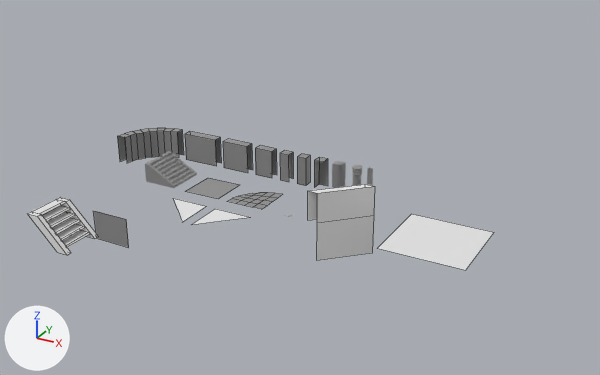
The Blender file Archive of Meia/Sources/SM_Constructions.blend: old version first, new version second.
The view is the same before and after, from a camera (50 mm lens) standing at (55.2, -69.8, 34.1) and looking at (21.3, -8.2, 3.3). Arrows for +X, +Y and +Z are at lower left; the lights stay in place. Mesh edges are drawn as thin lines on the coarser meshes. Objects named as collision shapes, trigger or cutter boxes, shadow casters or lower levels of detail are left out.

In view in the first picture: 'Diagonale-Under', 'DownWall', 'GroundRond', 'Ground_4x4', 'Ground_8x8', 'Stairs', 'Stairs_wood', 'Wall_2x3', 'Wall_3x3', 'Wall_4x3', 'Wall_4x3_Diagonale', 'Wall_Rond'.
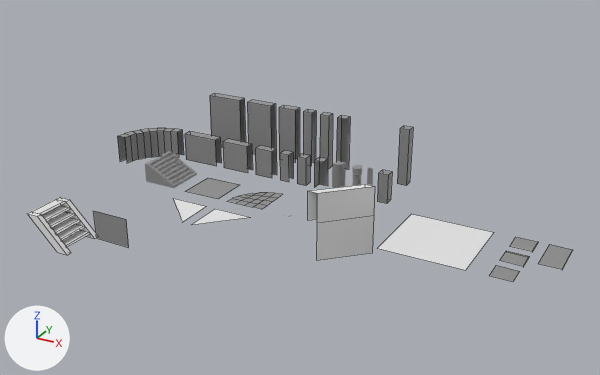
Where the newer file only moved an object's origin or applied its transform, the numbers keep the older frame.

What changed in the scene script:
```text
Add me_mesh_028:
    me_mesh_028.from_pydata([(-1.0, -2.0, 0.0), (1.0, -2.0, 0.0), (-1.0, 2.0, 0.0), (1.0, 2.0, 0.0), (1.0, -2.0, -0.1), (1.0, 2.0, -0.1)], [], [(0, 1, 3, 2), (3, 1, 4, 5)])
    me_mesh_028.materials.append(mat_sols_004)  # its picture is missing
Add me_mesh_027:
    me_mesh_027.from_pydata([(1.0, 1.0, 6.0), (1.0, 1.0, 0.0), (1.0, 0.0, 6.0), (1.0, 0.0, 0.0), (0.0, 1.0, 6.0), (0.0, 1.0, 0.0), (0.0, 0.0, 6.0), (0.0, 0.0, 0.0)], [], [(0, 4, 6, 2), (3, 2, 6, 7), (5, 4, 0, 1), (0, 2, 3, 1)])
    for i in [1]: me_mesh_027.polygons[i].material_index = 1
    me_mesh_027.materials.append(mat_material__90_003)  # its picture is missing
    me_mesh_027.materials.append(mat_murs_005)  # its picture is missing
Add me_mesh_026:
    me_mesh_026.from_pydata([(-1.0, -1.0, 0.0), (1.0, -1.0, 0.0), (-1.0, 1.0, 0.0), (1.0, 1.0, 0.0), (1.0, -1.0, -0.1), (1.0, 1.0, -0.1)], [], [(0, 1, 3, 2), (3, 1, 4, 5)])
    me_mesh_026.materials.append(mat_sols_003)  # its picture is missing
Add me_mesh_025:
    me_mesh_025.from_pydata([(-1.0, -1.0, 0.0), (1.0, -1.0, 0.0), (-1.0, 1.0, 0.0), (1.0, 1.0, 0.0), (1.0, -1.0, -0.1), (-1.0, 1.0, -0.1), (1.0, 1.0, -0.1)], [], [(0, 1, 3, 2), (2, 3, 6, 5), (3, 1, 4, 6)])
    me_mesh_025.materials.append(mat_sols_002)  # its picture is missing
Add me_mesh_024:
    me_mesh_024.from_pydata([(-1.0, -1.0, 0.0), (1.0, -1.0, 0.0), (-1.0, 1.0, 0.0), (1.0, 1.0, 0.0)], [], [(0, 1, 3, 2)])
    me_mesh_024.materials.append(mat_sols_001)  # its picture is missing
Add me_mesh_023:
    me_mesh_023.from_pydata([(1.0, 1.0, 3.0), (1.0, 1.0, 0.0), (1.0, 0.0, 3.0), (1.0, 0.0, 0.0), (0.0, 1.0, 3.0), (0.0, 1.0, 0.0), (0.0, 0.0, 3.0), (0.0, 0.0, 0.0)], [], [(0, 4, 6, 2), (3, 2, 6, 7), (5, 4, 0, 1), (0, 2, 3, 1)])
    for i in [1]: me_mesh_023.polygons[i].material_index = 1
    me_mesh_023.materials.append(mat_material__90_002)  # its picture is missing
    me_mesh_023.materials.append(mat_murs_004)  # its picture is missing
Add me_mesh_018:
    me_mesh_018.from_pydata([(2.0, 1.0, 6.0), (2.0, 1.0, 0.0), (2.0, 0.0, 6.0), (2.0, 0.0, 0.0), (0.0, 1.0, 6.0), (0.0, 1.0, 0.0), (0.0, 0.0, 6.0), (0.0, 0.0, 0.0)], [], [(0, 4, 6, 2), (3, 2, 6, 7), (5, 4, 0, 1)])
    for i in [0, 2]: me_mesh_018.polygons[i].material_index = 1
    me_mesh_018.materials.append(mat_murs_003)  # its picture is missing
    me_mesh_018.materials.append(mat_plafondroit_003)  # its picture is missing
Add me_mesh_020:
    me_mesh_020.from_pydata([(1.0, 1.0, 6.0), (1.0, 1.0, 0.0), (1.0, 0.0, 6.0), (1.0, 0.0, 0.0), (0.0, 1.0, 6.0), (0.0, 1.0, 0.0), (0.0, 0.0, 6.0), (0.0, 0.0, 0.0)], [], [(0, 4, 6, 2), (3, 2, 6, 7), (5, 4, 0, 1)])
    for i in [1]: me_mesh_020.polygons[i].material_index = 1
    me_mesh_020.materials.append(mat_material__90_001)  # its picture is missing
    me_mesh_020.materials.append(mat_murs_003)  # its picture is missing
Add me_mesh_021:
    me_mesh_021.from_pydata([(1.0, 1.0, 6.0), (1.0, 1.0, 0.0), (1.0, 0.0, 6.0), (0.0, 1.0, 6.0), (0.0, 1.0, 0.0), (0.0, 0.0, 6.0), (0.0, 0.0, 0.0)], [], [(0, 3, 5, 2), (4, 3, 0, 1), (6, 5, 3, 4)])
    me_mesh_021.materials.append(mat_plafondroit_003)  # its picture is missing
Add me_mesh_022:
    me_mesh_022.from_pydata([(1.0, 1.0, 6.0), (1.0, 1.0, 0.0), (1.0, 0.0, 6.0), (1.0, 0.0, 0.0), (0.0, 1.0, 6.0), (0.0, 0.0, 6.0), (0.0, 0.0, 0.0)], [], [(0, 4, 5, 2), (3, 2, 5, 6), (1, 0, 2, 3)])
    for i in [0]: me_mesh_022.polygons[i].material_index = 1
    me_mesh_022.materials.append(mat_murs_003)  # its picture is missing
    me_mesh_022.materials.append(mat_plafondroit_003)  # its picture is missing
Add me_mesh_008:
    me_mesh_008.from_pydata([(3.0, 1.0, 6.0), (3.0, 1.0, 0.0), (3.0, 0.0, 6.0), (3.0, 0.0, 0.0), (0.0, 1.0, 6.0), (0.0, 1.0, 0.0), (0.0, 0.0, 6.0), (0.0, 0.0, 0.0)], [], [(0, 4, 6, 2), (3, 2, 6, 7), (5, 4, 0, 1)])
    for i in [0, 2]: me_mesh_008.polygons[i].material_index = 1
    me_mesh_008.materials.append(mat_murs_002)  # its picture is missing
    me_mesh_008.materials.append(mat_plafondroit_002)  # its picture is missing
Add me_mesh_005:
    me_mesh_005.from_pydata([(4.0, 1.0, 6.0), (4.0, 1.0, 0.0), (4.0, 0.0, 6.0), (4.0, 0.0, 0.0), (0.0, 1.0, 6.0), (0.0, 1.0, 0.0), (0.0, 0.0, 6.0), (0.0, 0.0, 0.0)], [], [(0, 4, 6, 2), (3, 2, 6, 7), (5, 4, 0, 1)])
    for i in [0, 2]: me_mesh_005.polygons[i].material_index = 1
    me_mesh_005.materials.append(mat_murs_001)  # its picture is missing
    me_mesh_005.materials.append(mat_plafondroit_001)  # its picture is missing
Add ob_ground_2x4_side:
    ob_ground_2x4_side = bpy.data.objects.new('Ground_2x4_Side', me_mesh_028)
    ob_ground_2x4_side.location = (44.0, -4.0, 0.0)
Add ob_wall_1x6_fin:
    ob_wall_1x6_fin = bpy.data.objects.new('Wall_1x6-fin', me_mesh_027)
    ob_wall_1x6_fin.location = (26.0, 4.0, 0.0)
Add ob_ground_2x2_side:
    ob_ground_2x2_side = bpy.data.objects.new('Ground_2x2_Side', me_mesh_026)
    ob_ground_2x2_side.location = (41.0, -3.0, 0.0)
Add ob_ground_2x2_corner:
    ob_ground_2x2_corner = bpy.data.objects.new('Ground_2x2_Corner', me_mesh_025)
    ob_ground_2x2_corner.location = (41.0, -6.0, 0.0)
Add ob_ground_2x2:
    ob_ground_2x2 = bpy.data.objects.new('Ground_2x2', me_mesh_024)
    ob_ground_2x2.location = (41.0, -9.0, 0.0)
Add ob_wall_1x3_fin:
    ob_wall_1x3_fin = bpy.data.objects.new('Wall_1x3-fin', me_mesh_023)
    ob_wall_1x3_fin.location = (26.0, -1.0, 0.0)
Add ob_wall_2x6:
    ob_wall_2x6 = bpy.data.objects.new('Wall_2x6', me_mesh_018)
    ob_wall_2x6.location = (12.0, 4.0, 0.0)
Add ob_wall_1x6:
    ob_wall_1x6 = bpy.data.objects.new('Wall_1x6', me_mesh_020)
    ob_wall_1x6.location = (15.0, 4.0, 0.0)
Add ob_corner_out_6:
    ob_corner_out_6 = bpy.data.objects.new('Corner_Out-6', me_mesh_021)
    ob_corner_out_6.location = (19.0, 4.0, 0.0)
Add ob_corner_in_6:
    ob_corner_in_6 = bpy.data.objects.new('Corner_In-6', me_mesh_022)
    ob_corner_in_6.location = (17.0, 4.0, 0.0)
Add ob_wall_3x6:
    ob_wall_3x6 = bpy.data.objects.new('Wall_3x6', me_mesh_008)
    ob_wall_3x6.location = (8.0, 4.0, 0.0)
Add ob_wall_4x6:
    ob_wall_4x6 = bpy.data.objects.new('Wall_4x6', me_mesh_005)
    ob_wall_4x6.location = (3.0, 4.0, 0.0)
```

Pixel boxes (x1, y1, x2, y2) of what changed, in the pictures (600 x 375 px):
'Wall_4x6', added: after (210, 93, 246, 148)
'Wall_3x6', added: after (247, 100, 276, 154)
'Wall_2x6', added: after (279, 105, 300, 163)
'Wall_1x6-fin', added: after (397, 126, 413, 186)
'Wall_1x6', added: after (303, 109, 316, 166)
'Corner_In-6', added: after (320, 112, 333, 169)
'Corner_Out-6', added: after (336, 115, 350, 170)
'Ground_2x4_Side', added: after (538, 245, 573, 270)
'Wall_1x3-fin', added: after (377, 170, 392, 204)
'Ground_2x2', added: after (489, 266, 520, 282)
'Ground_2x2_Corner', added: after (500, 251, 529, 266)
'Ground_2x2_Side', added: after (510, 237, 538, 252)
